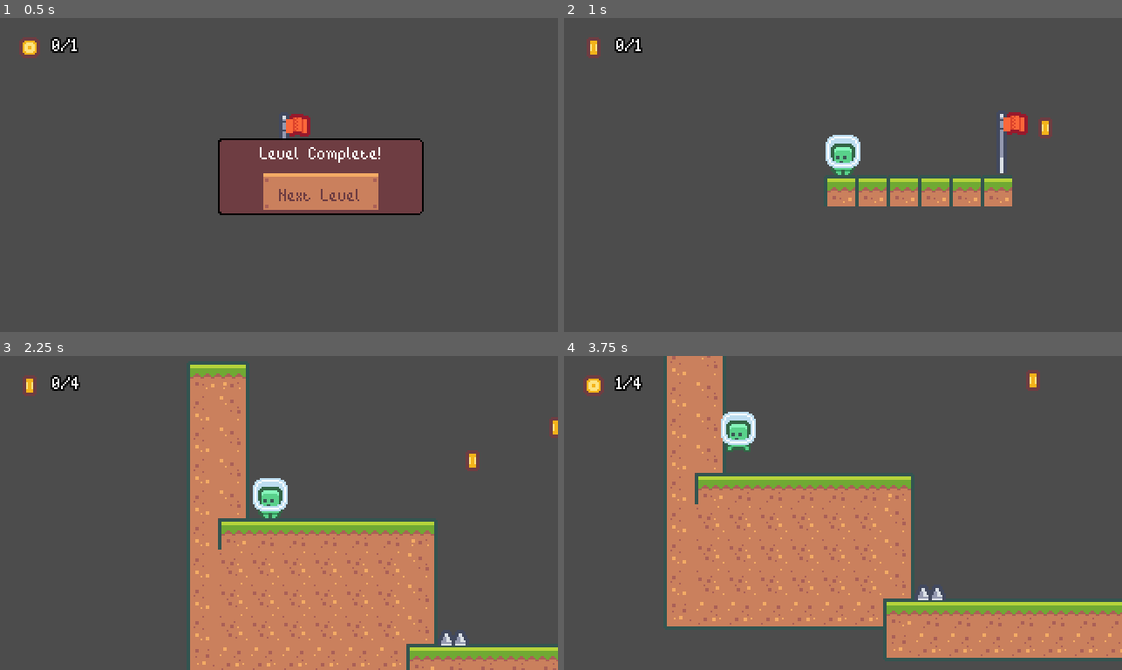
Above: before the commit, frames 1-4 (two rows, left to right).
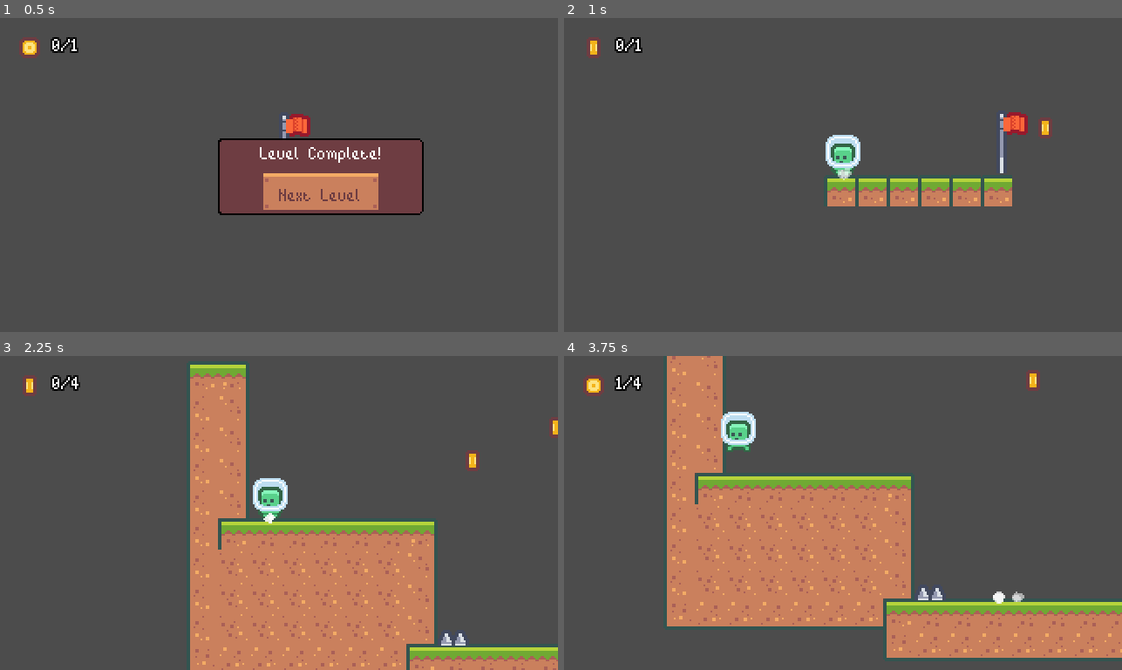
Above: after the commit, the same moments.

Repository: yplog/alloga
Game: Godot game, scene res://scenes/BaseLevel.tscn
Two runs of this game, one before a commit and one after it. Both use one fixed random seed, a clock stepped at 60 frames per second and the inputs below. The project has no main scene, so this scene is started directly.
Inputs:
- Up to frame 1 (0.5 s): no input
- Up to frame 2 (1 s): click "Next Level" at 0.5 s
- Up to frame 3 (2.25 s): hold D (move_right) 1.28-2 s; tap Space (dash) at 1.35 s; tap W (jump) at 1.52 s; click "Next Level" at 2 s
- Up to frame 4 (3.75 s): hold D (move_right) 2.78-3.53 s; tap Space (dash) at 2.85, 3.6 s; tap W (jump) at 3.02 s; hold A (move_left) from 3.53 s (still down)

Frame 1 is identical in both runs. In frame 2, less than 0.1% of the frame differs, in the area x 49-52%, y 47-52%; in frame 3, less than 0.1%; in frame 4, 0.1%, in the area x 76-83%, y 75-79%.

Commit message:
footstep

Diff:
--- /dev/null
+++ b/scenes/FootstepParticles.tscn
@@ -0,0 +1,86 @@
+[gd_scene load_steps=9 format=2]
+
+[ext_resource path="res://assets/effects/particles.png" type="Texture" id=1]
+
+[sub_resource type="Animation" id=1]
+resource_name = "default"
+length = 1.5
+tracks/0/type = "value"
+tracks/0/path = NodePath("Particles2D:emitting")
+tracks/0/interp = 1
+tracks/0/loop_wrap = true
+tracks/0/imported = false
+tracks/0/enabled = true
+tracks/0/keys = {
+"times": PoolRealArray( 0.1 ),
+"transitions": PoolRealArray( 1 ),
+"update": 1,
+"values": [ true ]
+}
+tracks/1/type = "method"
+tracks/1/path = NodePath(".")
+tracks/1/interp = 1
+tracks/1/loop_wrap = true
+tracks/1/imported = false
+tracks/1/enabled = true
+tracks/1/keys = {
+"times": PoolRealArray( 1.5 ),
+"transitions": PoolRealArray( 1 ),
+"values": [ {
+"args": [  ],
+"method": "queue_free"
+} ]
+}
+
+[sub_resource type="CanvasItemMaterial" id=2]
+particles_animation = true
+particles_anim_h_frames = 3
+particles_anim_v_frames = 1
+particles_anim_loop = false
+
+[sub_resource type="Gradient" id=3]
+offsets = PoolRealArray( 0, 0.516484 )
+colors = PoolColorArray( 1, 1, 1, 1, 1, 1, 1, 0.509804 )
+
+[sub_resource type="GradientTexture" id=4]
+gradient = SubResource( 3 )
+
+[sub_resource type="Curve" id=5]
+_data = [ Vector2( 0.00877193, 0.281818 ), 0.0, 0.0, 0, 0, Vector2( 0.105263, 1 ), 0.0, 0.0, 0, 0, Vector2( 0.54386, 0.990909 ), 0.0, 0.0, 0, 0, Vector2( 1, 0.281818 ), 0.0, 0.0, 0, 0 ]
+
+[sub_resource type="CurveTexture" id=6]
+curve = SubResource( 5 )
+
+[sub_resource type="ParticlesMaterial" id=7]
+lifetime_randomness = 0.5
+emission_shape = 1
+emission_sphere_radius = 1.0
+flag_disable_z = true
+gravity = Vector3( 0, -10, 0 )
+initial_velocity = 5.0
+initial_velocity_random = 1.0
+angular_velocity = 180.0
+angular_velocity_random = 1.0
+orbit_velocity = 0.0
+orbit_velocity_random = 0.0
+scale_random = 1.0
+scale_curve = SubResource( 6 )
+color_ramp = SubResource( 4 )
+anim_offset = 1.0
+anim_offset_random = 1.0
+
+[node name="FootstepParticles" type="Node2D"]
+
+[node name="AnimationPlayer" type="AnimationPlayer" parent="."]
+autoplay = "default"
+anims/default = SubResource( 1 )
+
+[node name="Particles2D" type="Particles2D" parent="."]
+material = SubResource( 2 )
+emitting = false
+amount = 2
+lifetime = 0.5
+one_shot = true
+explosiveness = 0.9
+process_material = SubResource( 7 )
+texture = ExtResource( 1 )
--- a/scenes/Player.gd
+++ b/scenes/Player.gd
@@ -5,6 +5,8 @@
 enum State { NORMAL, DASHING }
 
 export(int, LAYERS_2D_PHYSICS) var dashHazardMask
+
+var footstepParticles = preload("res://scenes/FootstepParticles.tscn")
 
 const GRAVITY = 1000
 var maxHorizontalSpeed = 140
@@ -25,6 +27,7 @@
 # Called when the node enters the scene tree for the first time.
 func _ready():
 	$HazardArea.connect("area_entered", self, "on_hazard_area_entered")
+	$AnimatedSprite.connect("frame_changed", self, "on_animated_sprite_frame_changed")
 	defaultHazardMask = $HazardArea.collision_mask
 
 
@@ -77,6 +80,9 @@
 
 	if (wasOnFloor && !is_on_floor()):
 		$CoyoteTimer.start()
+
+	if (!wasOnFloor && is_on_floor() && !isStateNew):
+		spawn_footstep()
 
 	if (is_on_floor()):
 		hasDoubleJump = true
@@ -137,3 +143,12 @@
 func on_hazard_area_entered(_area2d):
 	emit_signal("died")
 	print("die")
+
+func spawn_footstep():
+	var footstep = footstepParticles.instance()
+	get_parent().add_child(footstep)
+	footstep.global_position = global_position
+
+func on_animated_sprite_frame_changed():
+	if ($AnimatedSprite.animation == "run" && $AnimatedSprite.frame == 0):
+		spawn_footstep()
--- a/scenes/Player.tscn
+++ b/scenes/Player.tscn
@@ -17,15 +17,15 @@
 "name": "idle",
 "speed": 5.0
 }, {
+"frames": [ ExtResource( 2 ), ExtResource( 3 ) ],
+"loop": true,
+"name": "run",
+"speed": 20.0
+}, {
 "frames": [ ExtResource( 3 ) ],
 "loop": true,
 "name": "jump",
 "speed": 5.0
-}, {
-"frames": [ ExtResource( 2 ), ExtResource( 3 ) ],
-"loop": true,
-"name": "run",
-"speed": 20.0
 } ]
 
 [sub_resource type="RectangleShape2D" id=1]
Binary file added: assets/effects/particles.png
